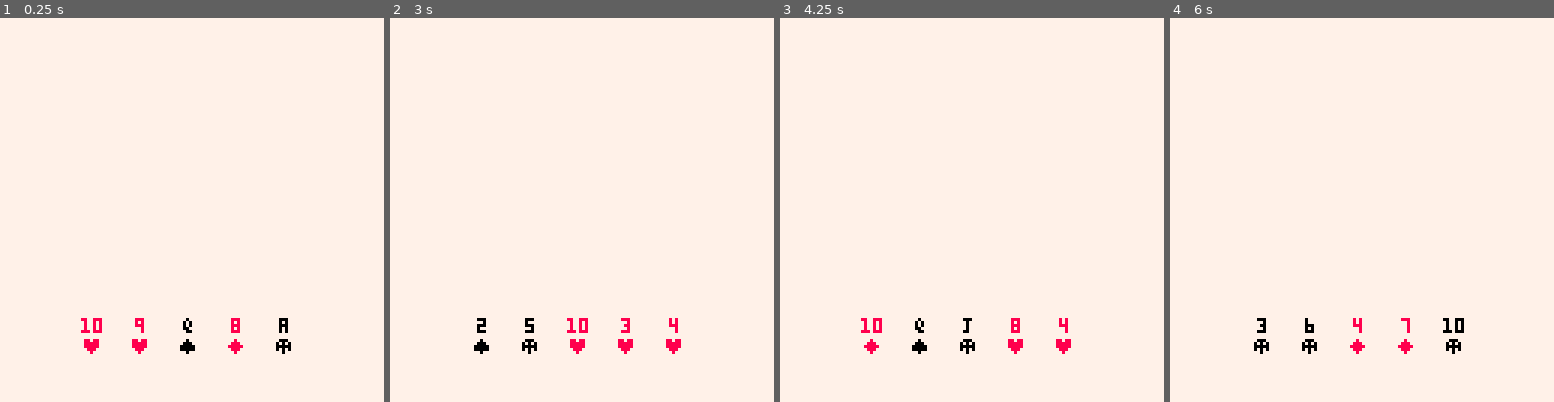
Above: before the commit, frames 1-4 (left to right).
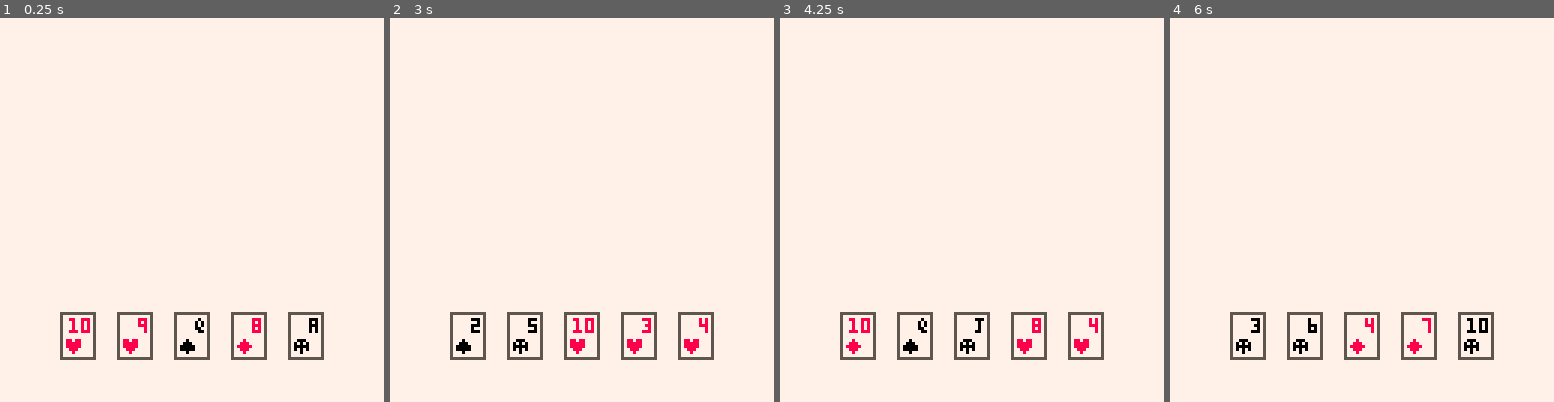
Above: after the commit, the same moments.

Repository: Tropicode-Guam/card_battle
Game: PICO-8 cartridge card_battle.p8
Same seed, same stepped clock (60 frames per second), same inputs: the game is played once before the commit and once after it.
Inputs:
- Up to frame 1 (0.25 s): no input
- Up to frame 2 (3 s): tap X (X key) at 1.07, 2.07, 2.4, 2.73 s
- Up to frame 3 (4.25 s): tap X (X key) every 0.33 s from 3.07 to 4.07 s
- Up to frame 4 (6 s): tap X (X key) every 0.33 s from 4.4 to 5.73 s

The runs differ from the first frame. In frame 1, 2.8% of the frame differs, in the area x 15-85%, y 76-90%; in frame 2, 2.7%; in frame 3, 2.8%; in frame 4, 2.8%.

Commit message:
slightly nicer cards

Diff:
--- a/card_battle.lua
+++ b/card_battle.lua
@@ -143,16 +143,17 @@
 	cls(7)
 	i = 0
 	pad = 8
-	cardw = 8
+	cardw = 11
 	for card in all(phand) do
-		x = 64-(cardw*#phand+pad*(#phand-1))/2 + cardw*i + pad*i
-		off = card.disp == 10 and -1 or 1
+		x = flr(64-(cardw*#phand+pad*(#phand-1))/2 + cardw*i + pad*i)+.5
+		off = card.disp == 10 and -3 or 1
 		print(card.disp,
-			x+off,
+			x+off+cardw-5,
 			100,
 			card.color
 		)
-		spr(card.spr,x,100+7)
+		spr(card.spr,x+2,100+7)
+		rect(x,100-2,x+cardw,100+13,5)
 		i += 1
 	end
 end
